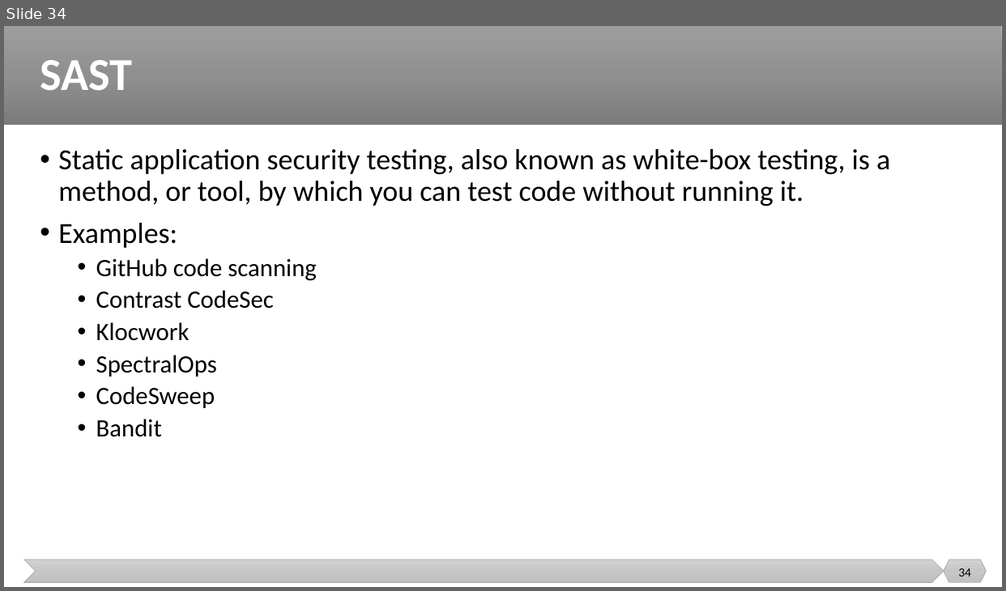
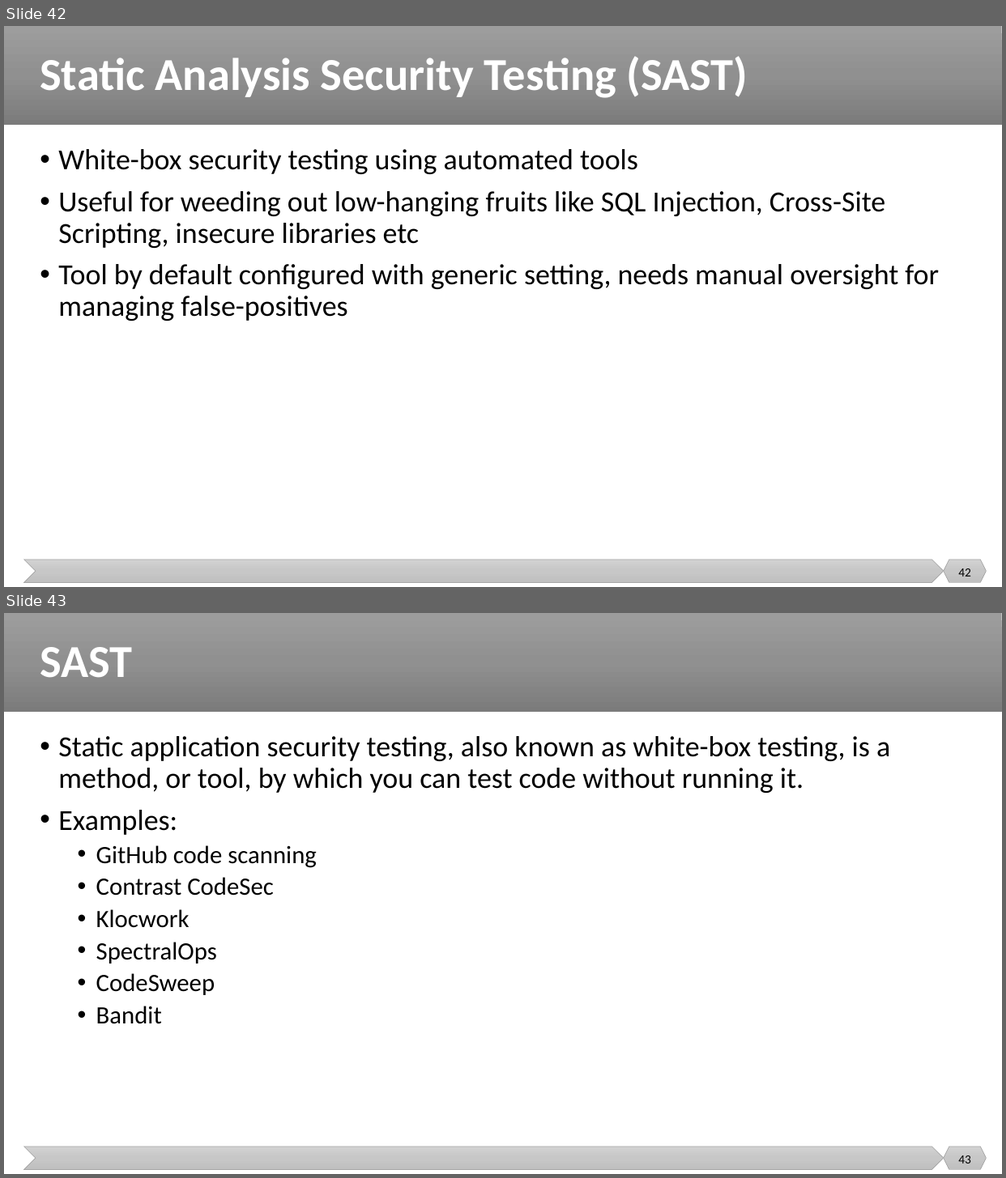
Before and after one commit to malenezi/malenezi, a slide deck: SE489/Lectures/9-DevSecOps/DevSecOps.pptx. Shown one above the other, each under a label of ours: slide 34 before the commit, slides 42 and 43 after it. The pictures are 1006x591 and 1006x1178 pixels, drawn with LibreOffice and Linux fonts; fonts in the diff are those of the drawing. Boxes give left, top, right and bottom in pixels: in the first picture for what was removed or moved away, otherwise in the second. Text is boxed around its words. In the diff, an @@ line names an element or a change of style, - is before the commit and + after.

```diff
--- a/SE489/Lectures/9-DevSecOps/DevSecOps.pptx
+++ b/SE489/Lectures/9-DevSecOps/DevSecOps.pptx
@@ slide 42 added at bbox=[4, 26, 1002, 587], background #FFFFFF; not listed: 3 template elements that a slide beside it also shows @@
@@ title added at bbox=[40, 56, 748, 98], 44 pt, text #FFFFFF, bold @@
+Static Analysis Security Testing (SAST)
@@ text added at bbox=[58, 149, 939, 321], 28 pt, text #000000 @@
+• White-box security testing using automated tools
+• Useful for weeding out low-hanging fruits like SQL Injection, Cross-Site Scripting, insecure libraries etc
+• Tool by default configured with generic setting, needs manual oversight for managing false-positives
@@ page number added at bbox=[958, 569, 971, 577], 12 pt, text #000000 @@
+42
@@ what was slide 34 is now slide 43 @@
@@ page number at bbox=[958, 1156, 971, 1164]: text changed @@
-34
+43
```
Also in this commit, not shown: 1 slide changed, 21 other slides added, 1 slide removed.
